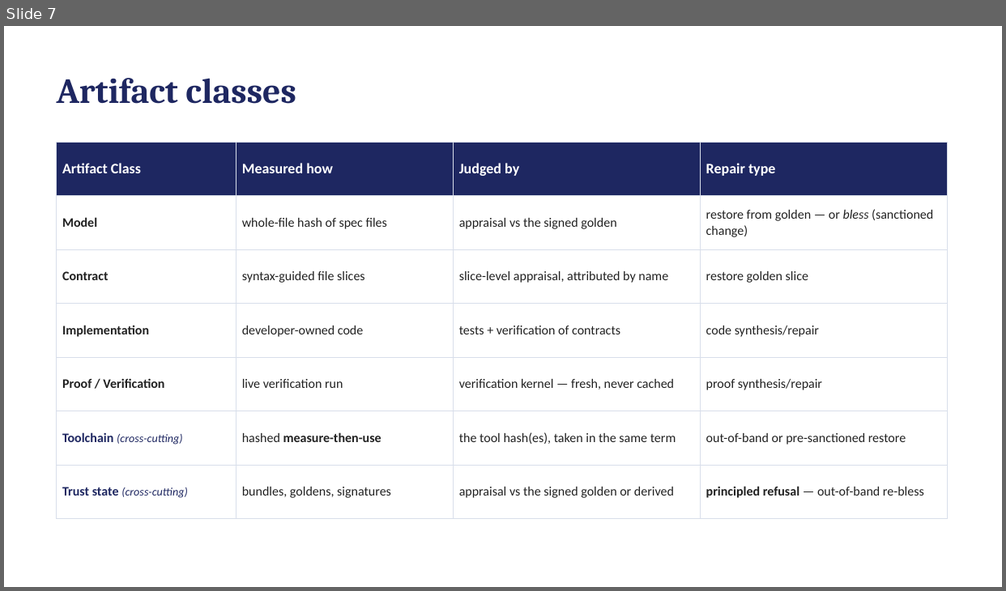
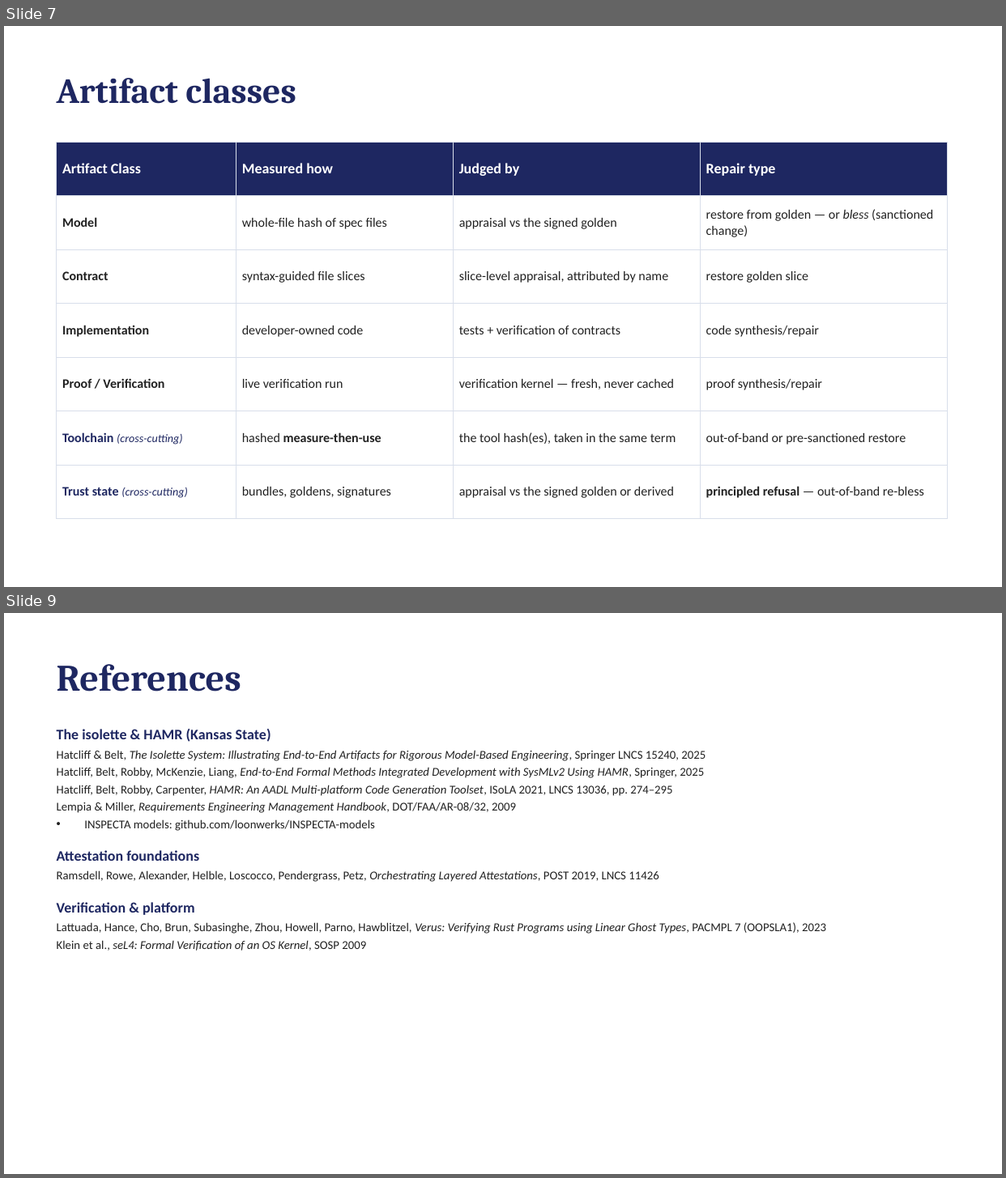
Before and after one commit to ku-sldg/pybb, a slide deck: docs/video_slides_draft.pptx. Shown one above the other, each under a label of ours: slide 7 before the commit, slides 7 and 9 after it; the slides between them are not shown. The pictures are 1006x591 and 1006x1178 pixels, drawn with LibreOffice and Linux fonts; fonts in the diff are those of the drawing. Boxes give left, top, right and bottom in pixels: in the first picture for what was removed or moved away, otherwise in the second. Text is boxed around its words. In the diff, an @@ line names an element or a change of style, - is before the commit and + after.

```diff
--- a/docs/video_slides_draft.pptx
+++ b/docs/video_slides_draft.pptx
@@ slide 9 added at (4, 613, 1002, 1174), background #FFFFFF @@
@@ text added at (57, 664, 241, 692), 36 pt, text #1E2761, bold @@
+References
@@ text added at (57, 729, 826, 951), 11.5 pt, text #212121 @@
+The isolette & HAMR (Kansas State)
+• Hatcliff & Belt, The Isolette System: Illustrating End-to-End Artifacts for Rigorous Model-Based Engineering, Springer LNCS 15240, 2025
+• Hatcliff, Belt, Robby, McKenzie, Liang, End-to-End Formal Methods Integrated Development with SysMLv2 Using HAMR, Springer, 2025
+• Hatcliff, Belt, Robby, Carpenter, HAMR: An AADL Multi-platform Code Generation Toolset, ISoLA 2021, LNCS 13036, pp. 274–295
+• Lempia & Miller, Requirements Engineering Management Handbook, DOT/FAA/AR-08/32, 2009
+• INSPECTA models: github.com/loonwerks/INSPECTA-models
+Attestation foundations
+• Ramsdell, Rowe, Alexander, Helble, Loscocco, Pendergrass, Petz, Orchestrating Layered Attestations, POST 2019, LNCS 11426
+Verification & platform
+• Lattuada, Hance, Cho, Brun, Subasinghe, Zhou, Howell, Parno, Hawblitzel, Verus: Verifying Rust Programs using Linear Ghost Types, PACMPL 7 (OOPSLA1), 2023
+• Klein et al., seL4: Formal Verification of an OS Kernel, SOSP 2009
```
Also in this commit, not shown: 1 slide changed, 2 other files.
